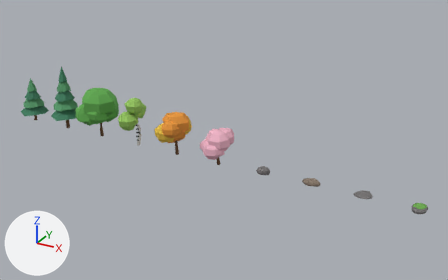
An edit to the glTF model assets/models/nature.glb, drawn before and after from the same camera.
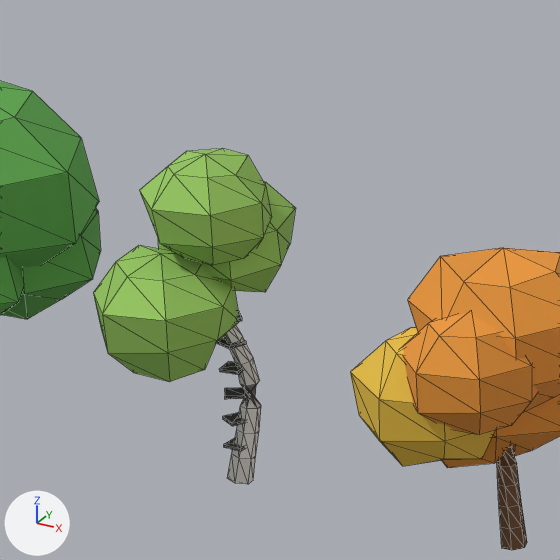
Each version appears first from a 50 mm camera at (84.6, -79.4, 43.9) aimed at (37.6, 6.2, 1.1), and next in a close-up on the part from 23% to 41% of the width and 27% to 56% of the height. Every picture has the same lights, and +X, +Y and +Z are marked at lower left. The first two pictures are the older version. The close-ups show mesh edges as thin lines. Vertices at exactly the same position are counted once.

Names of what the first close-up shows: 'Tree_Autumn', 'Tree_Birch', 'Tree_Oak'.
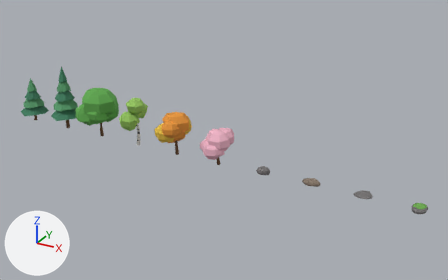
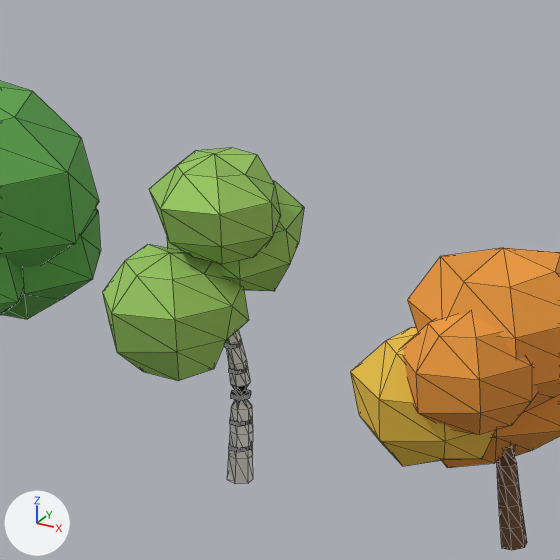
Diff of the bpy script that builds the scene:
```diff
--- a/assets/models/nature.glb.py
+++ b/assets/models/nature.glb.py
@@ me_tree_birch @@
 # used by ob_tree_birch; location = (24.0, 0.0, 0.0)
 # verts and faces of me_tree_birch; kept vertices keep their numbers, new ones are numbered from 192
 # before: 70 (0.35, -0.05, 1.95) at pixel (245, 398), 71 (0.05, 0.35, 1.95), 72 (-0.35, 0.05, 1.95) at pixel (224, 391), 73 (-0.05, -0.35, 1.95) at pixel (224, 399), 74 (0.35, -0.05, 2.03) at pixel (245, 395)
 # before: 75 (0.05, 0.35, 2.03), 76 (-0.35, 0.05, 2.03) at pixel (224, 388), 77 (-0.05, -0.35, 2.03) at pixel (224, 396)
-me_tree_birch.from_pydata(...)  # 192 vertices, 344 faces; spans x -2.68..1.32, y -3.09..2.53, z -0.36..8.21
+me_tree_birch.from_pydata(...)  # 324 vertices, 608 faces; spans x -2.52..1.48, y -2.94..2.68, z -0.32..8.21
+# me_tree_birch part 1: the loose piece of 30 vertices spanning x -1.75..1.32, y -1.95..1.25, z 5.42..8.21 is moved by (0.16, 0.15, 0.0)
+# me_tree_birch part 2: the loose piece of 30 vertices spanning x -2.14..0.98, y -0.79..2.53, z 4.29..7.11 is moved by (0.16, 0.15, 0.0)
+# me_tree_birch part 3: the loose piece of 30 vertices spanning x -2.68..0.76, y -3.09..0.49, z 2.85..5.89 is moved by (0.16, 0.15, 0.0)
+# me_tree_birch part 4: the loose piece of 54 vertices spanning x -0.42..0.51, y -0.4..0.51, z -0.36..4.56 is rebuilt with 54 vertices and now spans x -0.31..0.36, y -0.31..0.35, z -0.32..4.52
+# me_tree_birch part 5: the loose piece of 8 vertices spanning x -0.29..0.29, y -0.29..0.29, z 2.62..2.7 is rebuilt with 30 vertices and now spans x -0.17..0.32, y -0.14..0.28, z 2.58..2.67
+# me_tree_birch part 6: the loose piece of 8 vertices spanning x -0.25..0.25, y -0.25..0.25, z 0.6..0.68 is rebuilt with 30 vertices and now spans x -0.28..0.35, y -0.23..0.31, z 0.55..0.65
+# me_tree_birch part 7: the loose piece of 8 vertices spanning x -0.34..0.34, y -0.34..0.34, z 1.27..1.36 is rebuilt with 30 vertices and now spans x -0.22..0.36, y -0.19..0.32, z 1.23..1.32
+# me_tree_birch part 8: a new loose piece of 30 vertices spanning x -0.17..0.37, y -0.14..0.33, z 1.9..2.0, in mat_nature_birchmark
+# me_tree_birch part 9: a new loose piece of 30 vertices spanning x -0.21..0.23, y -0.18..0.2, z 3.25..3.35, in mat_nature_birchmark
+# me_tree_birch part 10
+delete_vertices([*range(70, 78)])  # with the faces that use them
+# me_tree_birch part 11
+# 16 vertices are removed from x -0.35..0.35, y -0.35..0.35, z 3.3..4.05
+# 24 faces are deleted
+# other edits to the shape of me_tree_birch do not show in these pictures
 me_tree_birch.materials.append(mat_nature_birchbark)
```

Pixel boxes [x1, y1, x2, y2] of what changed, in the close-ups (560 x 560 px; the box of a moved part takes in the faces that stretch with it):
'Tree_Birch', reshaped
    before: [93, 148, 295, 484]
    after: [102, 148, 304, 484]
part 1 of me_tree_birch, moved or reshaped
    before: [140, 148, 272, 265]
    after: [149, 148, 281, 264]
part 2 of me_tree_birch, moved or reshaped
    before: [158, 181, 295, 292]
    after: [167, 181, 304, 291]
part 3 of me_tree_birch, moved or reshaped
    before: [93, 245, 239, 382]
    after: [102, 245, 249, 381]
part 4 of me_tree_birch, rebuilt
    before: [224, 325, 261, 484]
    after: [225, 330, 253, 484]
part 5 of me_tree_birch, rebuilt
    before: [220, 361, 242, 374]
    after: [229, 368, 246, 375]
part 6 of me_tree_birch, rebuilt
    before: [224, 438, 244, 451]
    after: [229, 445, 252, 452]
part 7 of me_tree_birch, rebuilt
    before: [223, 412, 245, 426]
    after: [230, 417, 251, 427]
part 8 of me_tree_birch, added
    after: [231, 390, 251, 401]
part 9 of me_tree_birch, added
    after: [224, 343, 240, 349]
part 10 of me_tree_birch, deleted
    before: [225, 388, 246, 399]
part 11 of me_tree_birch, deleted
    before: [218, 310, 247, 349]
